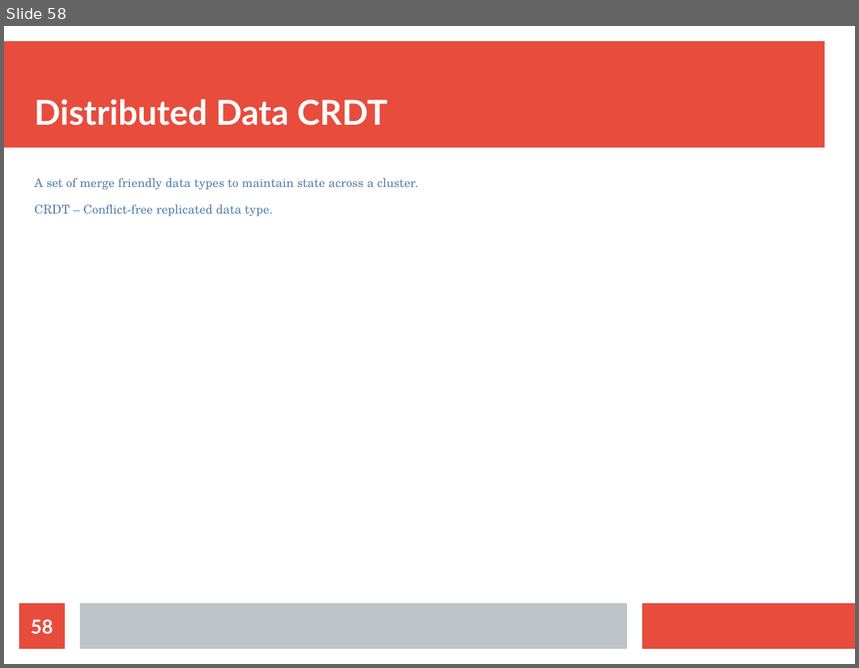
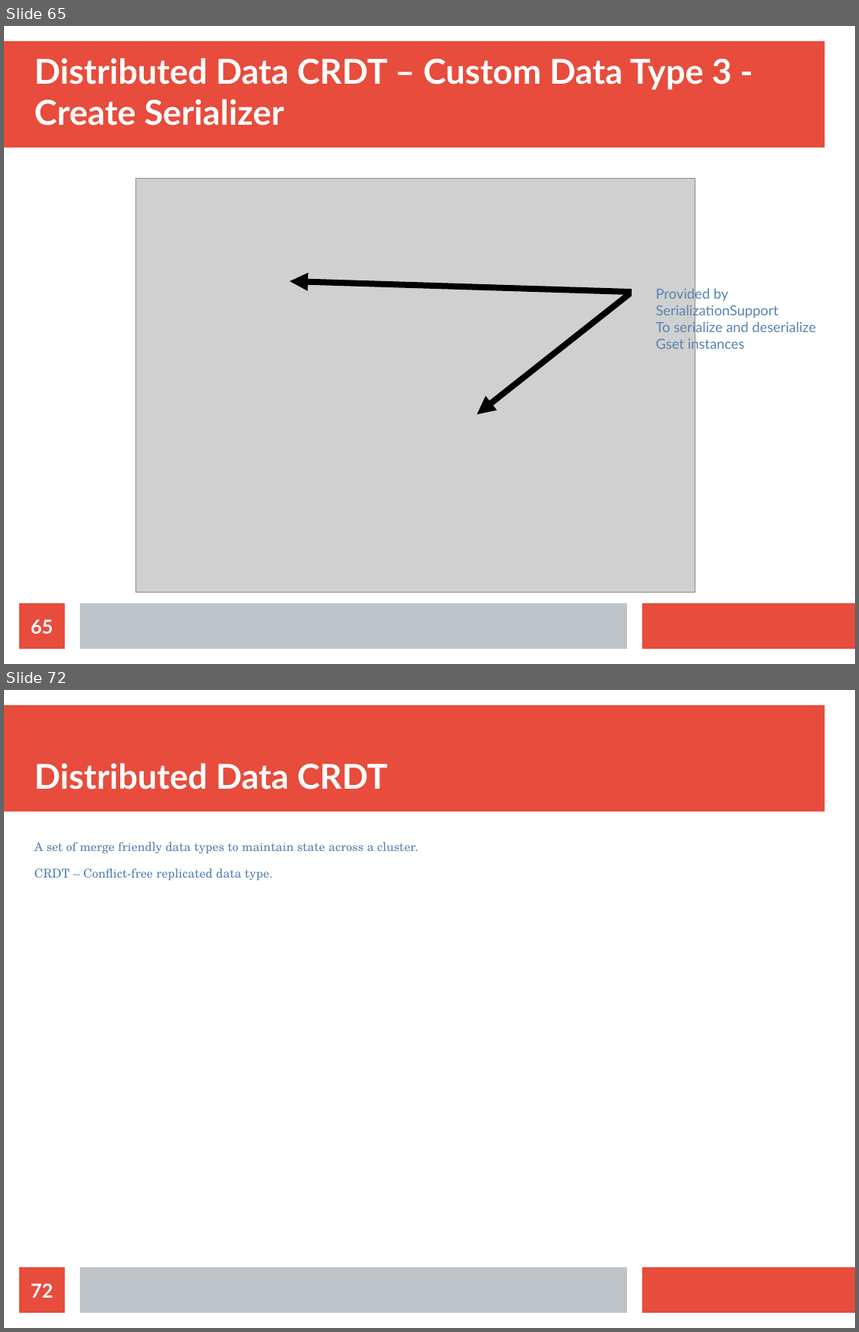
Before and after one commit to bytemania/akka-java-cluster, a slide deck: src/main/resources/res/presentation.odp. Shown one above the other, each under a label of ours: slide 58 before the commit, slides 65 and 72 after it; the slides between them are not shown. The pictures are 859x668 and 859x1332 pixels, drawn with LibreOffice and Linux fonts; fonts in the diff are those of the drawing; grey boxes stand for pictures. Boxes give left, top, right and bottom in pixels: in the first picture for what was removed or moved away, otherwise in the second. Text is boxed around its words. In the diff, an @@ line names an element or a change of style, - is before the commit and + after.

```diff
--- a/src/main/resources/res/presentation.odp
+++ b/src/main/resources/res/presentation.odp
@@ slide 65 added at (x1=4, y1=26, x2=855, y2=664), background #FFFFFF; not listed: 3 template elements that a slide beside it also shows @@
@@ title added at (x1=34, y1=58, x2=732, y2=126), 32 pt, text #FFFFFF, bold @@
+Distributed Data CRDT – Custom Data Type 3 - Create Serializer
@@ picture added at (x1=136, y1=178, x2=696, y2=593) @@
@@ arrow added from (632, 293) to (290, 281), #000000 5.67 pt @@
@@ arrow added from (630, 294) to (477, 414), #000000 5.67 pt @@
@@ text added at (x1=656, y1=287, x2=816, y2=352), 13 pt, text #5983B0 @@
+Provided by
+SerializationSupport
+To serialize and deserialize
+Gset instances
@@ page number added at (x1=19, y1=604, x2=65, y2=649), fill #E74C3C, 18 pt, text #FFFFFF, bold @@
+65
@@ what was slide 58 is now slide 72 @@
@@ page number at (x1=31, y1=1284, x2=53, y2=1298): text changed @@
-58
+72
```
Also in this commit, not shown: 5 slides changed, 14 other slides added.
